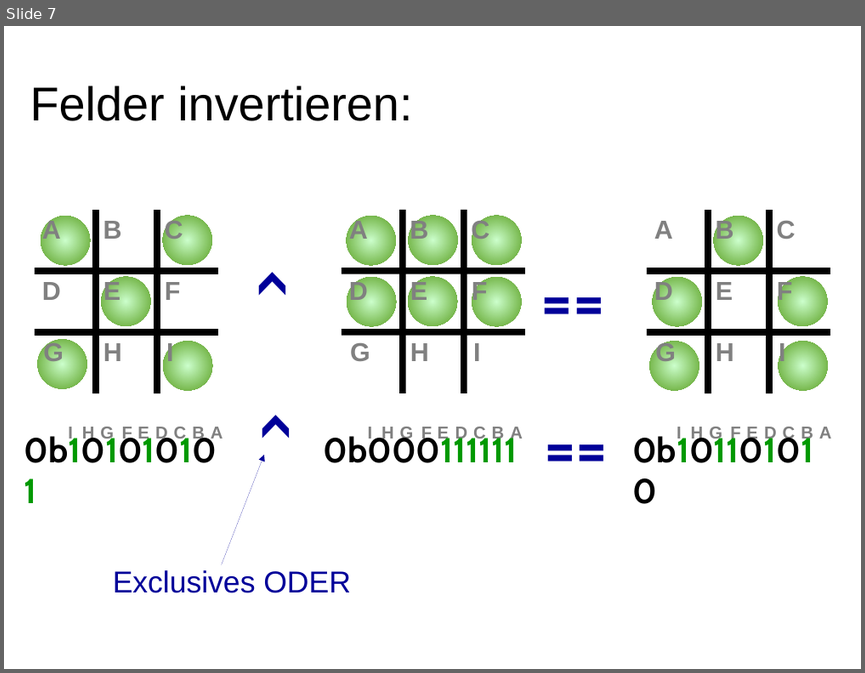
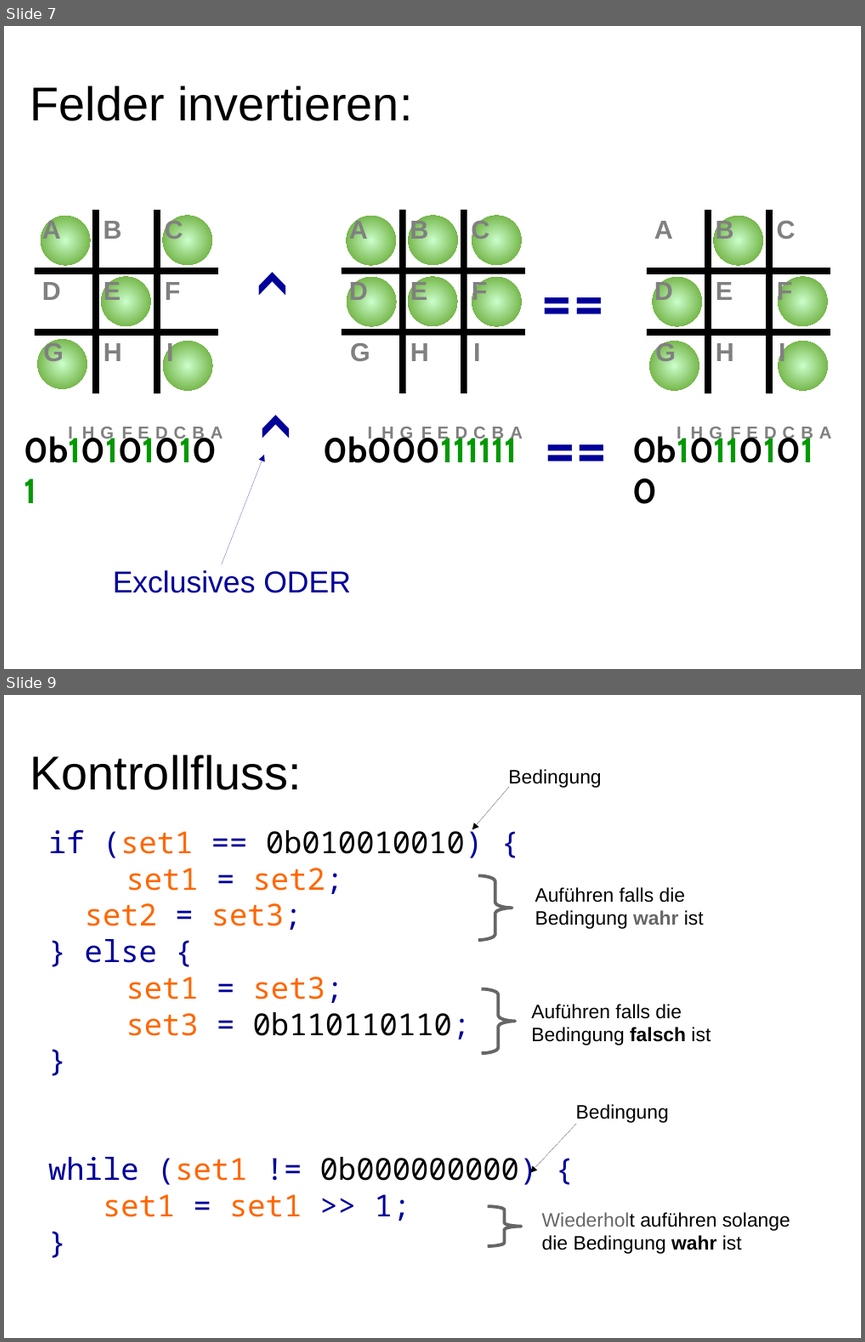
Before and after one commit to hotwolf/TicTacToe, a slide deck: Workshop/Software.odp. Shown one above the other, each under a label of ours: slide 7 before the commit, slides 7 and 9 after it; the slides between them are not shown. The pictures are 865x673 and 865x1342 pixels, drawn with LibreOffice and Linux fonts; fonts in the diff are those of the drawing. Boxes give left, top, right and bottom in pixels: in the first picture for what was removed or moved away, otherwise in the second. Text is boxed around its words. In the diff, an @@ line names an element or a change of style, - is before the commit and + after.

```diff
--- a/Workshop/Software.odp
+++ b/Workshop/Software.odp
@@ slide 9 added at bbox=[4, 695, 861, 1338], background #FFFFFF @@
@@ text added at bbox=[30, 755, 302, 790], 44 pt, text #000000 @@
+Kontrollfluss:
@@ text added at bbox=[508, 769, 601, 788], 18 pt, text #000000 @@
+Bedingung
@@ arrow added from (510, 787) to (472, 829), #000000 0 pt @@
@@ text added at bbox=[48, 825, 538, 1220], 28 pt, text #FF6600 @@
+if (set1 == 0b010010010) {
+set1 = set2;
+set2 = set3;
+} else {
+set1 = set3;
+set3 = 0b110110110;
+}
+while (set1 != 0b000000000) {
+set1 = set1 >> 1;
+}
@@ freeform shape added at bbox=[478, 875, 511, 940], outline #666666 3 pt @@
@@ text added at bbox=[535, 887, 704, 929], 18 pt, text #000000 @@
+Auführen falls die
+Bedingung wahr ist
@@ freeform shape added at bbox=[482, 989, 515, 1054], outline #666666 3 pt @@
@@ text added at bbox=[531, 1004, 710, 1045], 18 pt, text #000000 @@
+Auführen falls die
+Bedingung falsch ist
@@ arrow added from (576, 1123) to (530, 1173), #000000 0 pt @@
@@ text added at bbox=[576, 1104, 669, 1123], 18 pt, text #000000 @@
+Bedingung
@@ freeform shape added at bbox=[488, 1206, 521, 1246], outline #666666 3 pt @@
@@ text added at bbox=[542, 1212, 790, 1253], 18 pt, text #000000 @@
+Wiederholt auführen solange
+die Bedingung wahr ist
```
Also in this commit, not shown: 1 slide changed, 3 other slides added, 2 slides removed.
